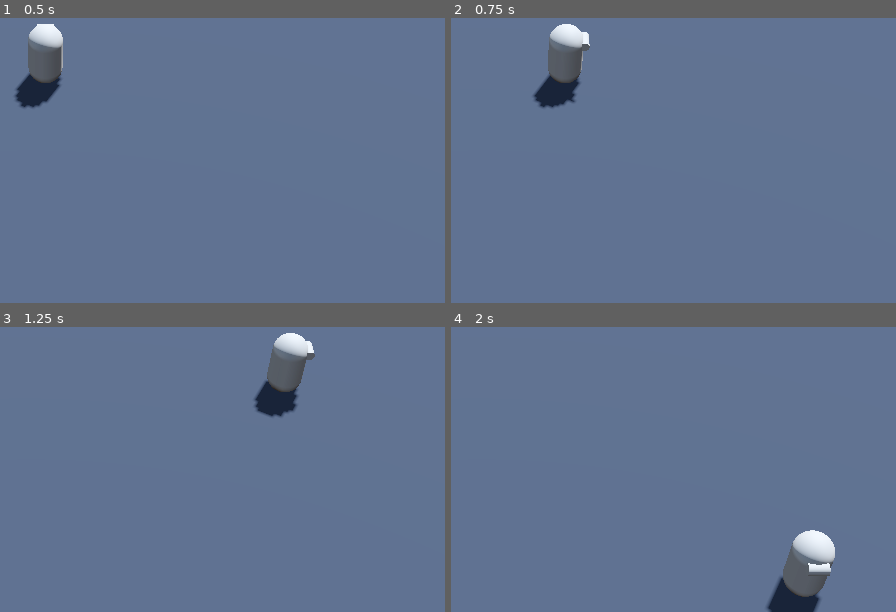
Above: before the commit, frames 1-4 (two rows, left to right).
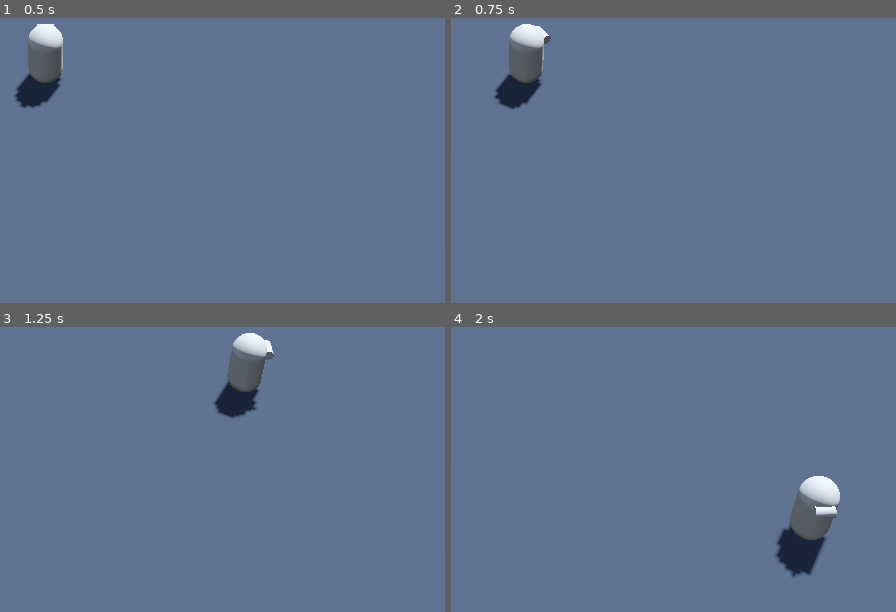
Above: after the commit, the same moments.

Repository: hannan-ahmad/Assemble-Game
Game: Godot game, scene res://scenes/game.tscn
Same seed, same stepped clock (60 frames per second), same inputs: the game is played once before the commit and once after it.
Inputs:
- Up to frame 1 (0.5 s): no input
- Up to frame 2 (0.75 s): tap Enter at 0.5 s; hold D (move_right) from 0.53 s (still down)
- Up to frame 3 (1.25 s): keep holding D (move_right)
- Up to frame 4 (2 s): release D (move_right) at 1.28 s; hold S (move_down) from 1.28 s (still down)

Frame 1 is identical in both runs. In frame 2, 4.4% of the frame differs, in the area x 9-32%, y 2-32%; in frame 3, 4.5%; in frame 4, 4.8%, in the area x 71-88%, y 52-100%.

Commit message:
beep beep

Diff:
--- a/assemble-theme-game/code/player_3d.gd
+++ b/assemble-theme-game/code/player_3d.gd
@@ -1,14 +1,23 @@
 extends CharacterBody3D
 
 @export var _speed: float = 3.0
+@export var _acceleration: float = 6.0
+@export var _deceleration: float = 4.5
+@export var _rotation_speed: float = 5.0
 
 
-func _physics_process(_delta: float) -> void:
-	var input_vector := Input.get_vector("move_left", "move_right", "move_up", "move_down")
-	var direction := Vector3(input_vector.x, 0.0, input_vector.y)
+func _physics_process(delta: float) -> void:
+    var input_vector := Input.get_vector("move_left", "move_right", "move_up", "move_down")
+    var direction := Vector3(input_vector.x, 0.0, input_vector.y)
 
-	velocity = direction * _speed
+    if input_vector.length() > 0.0:
+        var target_velocity := direction * _speed
+        velocity = velocity.move_toward(target_velocity, _acceleration * delta)
 
-	look_at(global_position + direction)
+        var target_rotation_y := Vector3.FORWARD.signed_angle_to(direction, Vector3.UP)
 
-	move_and_slide()
+        rotation.y = lerp_angle(rotation.y, target_rotation_y, _rotation_speed * delta)
+    else:
+        velocity = velocity.move_toward(Vector3.ZERO, _deceleration * delta)
+
+    move_and_slide()
--- a/assemble-theme-game/project.godot
+++ b/assemble-theme-game/project.godot
@@ -14,6 +14,11 @@
 run/main_scene="res://scenes/game.tscn"
 config/features=PackedStringArray("4.3", "Forward Plus")
 config/icon="res://icon.svg"
+
+[editor]
+
+version_control/plugin_name="GitPlugin"
+version_control/autoload_on_startup=true
 
 [input]
 
--- a/assemble-theme-game/scenes/game.tscn
+++ b/assemble-theme-game/scenes/game.tscn
@@ -33,6 +33,9 @@
 material = SubResource("StandardMaterial3D_nulb4")
 
 [node name="Player3D" parent="." instance=ExtResource("1_syjmp")]
+_speed = 10.0
+_acceleration = 40.0
+_deceleration = 70.0
 
 [node name="CameraController" type="Node3D" parent="."]
 transform = Transform3D(1, 0, 0, 0, 0.707107, 0.707107, 0, -0.707107, 0.707107, 0, 0, 0)
--- a/assemble-theme-game/scenes/player_3d.tscn
+++ b/assemble-theme-game/scenes/player_3d.tscn
@@ -14,9 +14,6 @@
 [node name="Player3D" type="CharacterBody3D"]
 transform = Transform3D(1, 0, 0, 0, 1, 0, 0, 0, 1, 0, 1, 0)
 script = ExtResource("1_uvp7c")
-_speed = 10.0
-_acceleration = 45.0
-_deceleration = 30.0
 
 [node name="CollisionShape3D" type="CollisionShape3D" parent="."]
 shape = SubResource("CapsuleShape3D_ogpqd")
Not shown, added: assemble-theme-game/addons/godot-git-plugin/plugin.cfg
Not shown, added: assemble-theme-game/addons/godot-git-plugin/LICENSE
Not shown, added: assemble-theme-game/addons/godot-git-plugin/THIRDPARTY.md
Not shown, added: assemble-theme-game/addons/godot-git-plugin/git_plugin.gdextension
Not shown, added: assemble-theme-game/addons/godot-git-plugin/linux/libgit_plugin.linux.editor.x86_64.so
Not shown, added: assemble-theme-game/addons/godot-git-plugin/macos/libgit_plugin.macos.editor.universal.dylib
Not shown, added: assemble-theme-game/addons/godot-git-plugin/win64/libgit_plugin.windows.editor.x86_64.dll
Not shown, added: assemble-theme-game/addons/godot-git-plugin/win64/libgit_plugin.windows.editor.x86_64.exp
Not shown, added: assemble-theme-game/addons/godot-git-plugin/win64/libgit_plugin.windows.editor.x86_64.lib
Not shown, added: assemble-theme-game/addons/godot-git-plugin/win64/~libgit_plugin.windows.editor.x86_64.dll
